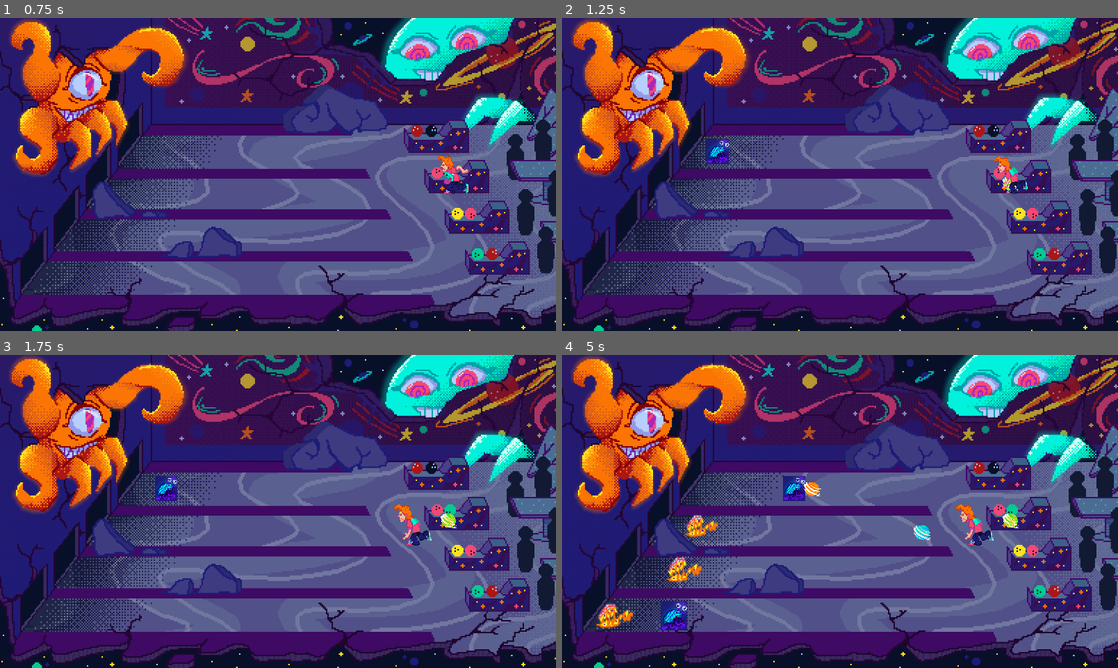
Above: before the commit, frames 1-4 (two rows, left to right).
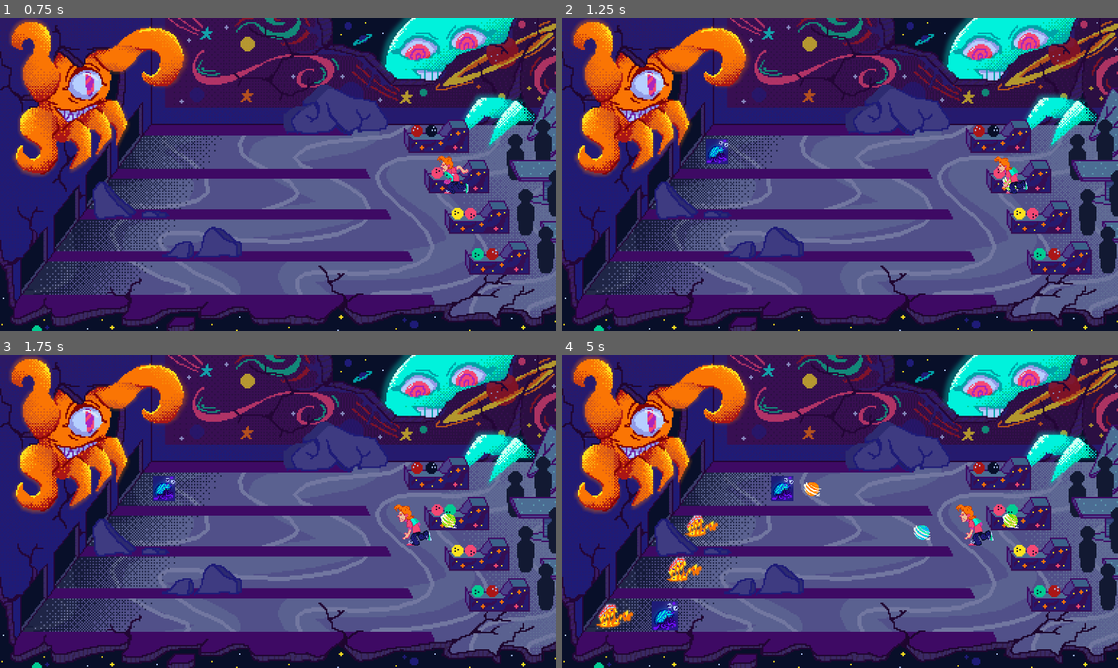
Above: after the commit, the same moments.

Repository: FreemanSpray/EECS_690
Game: Godot game, scene res://Scenes/Main.tscn
Two runs of this game, one before a commit and one after it. Both use one fixed random seed, a clock stepped at 60 frames per second and the inputs below.
Inputs:
- Up to frame 1 (0.75 s): tap Enter (ui_accept) at 0.5 s; hold Up (ui_up) from 0.53 s (still down); hold Enter (ui_accept) from 0.53 s (still down)
- Up to frame 2 (1.25 s): keep holding Up (ui_up); keep holding Enter (ui_accept)
- Up to frame 3 (1.75 s): release Up (ui_up) at 1.28 s; release Enter (ui_accept) at 1.28 s; hold Down (ui_down) from 1.28 s (still down); tap Enter (ui_accept) at 1.35, 1.52 s
- Up to frame 4 (5 s): tap Enter (ui_accept) at 1.82, 2.85, 3.02, 3.32, 4.35, 4.52, 4.82 s; release Down (ui_down) at 2.03 s; hold Enter (ui_accept) 2.03-2.78 s; hold Up (ui_up) 2.03-3.53 s; hold Enter (ui_accept) 3.53-4.28 s; hold Down (ui_down) from 3.53 s (still down)

Frame 1 is identical in both runs. In frame 2, 0.1% of the frame differs, in the area x 25-30%, y 38-47%; in frame 3, 0.2%; in frame 4, 1.0%, in the area x 16-44%, y 38-88%.

Commit message:
Fix ball despawn visuals

Diff:
--- a/Scenes/BlueBall.tscn
+++ b/Scenes/BlueBall.tscn
@@ -35,7 +35,7 @@
 radius = 26.0
 
 [node name="KinematicBody2D" type="KinematicBody2D"]
-collision_mask = 2
+collision_mask = 6
 script = ExtResource( 2 )
 
 [node name="BlueBall" type="AnimatedSprite" parent="."]
--- a/Scenes/GreenBall.tscn
+++ b/Scenes/GreenBall.tscn
@@ -35,7 +35,7 @@
 radius = 26.0
 
 [node name="KinematicBody2D" type="KinematicBody2D"]
-collision_mask = 2
+collision_mask = 6
 script = ExtResource( 2 )
 
 [node name="GreenBall" type="AnimatedSprite" parent="."]
--- a/Scenes/Main.tscn
+++ b/Scenes/Main.tscn
@@ -1,11 +1,21 @@
-[gd_scene load_steps=4 format=2]
+[gd_scene load_steps=6 format=2]
 
 [ext_resource path="res://Scenes/Barrier.tscn" type="PackedScene" id=1]
+[ext_resource path="res://Assets/Background/Briauna_BKGD_Guts.png" type="Texture" id=2]
 [ext_resource path="res://Scripts/Main.gd" type="Script" id=5]
 [ext_resource path="res://Scenes/Player.tscn" type="PackedScene" id=9]
 
+[sub_resource type="RectangleShape2D" id=1]
+extents = Vector2( 18, 551.5 )
+
 [node name="Main" type="Control"]
 script = ExtResource( 5 )
+
+[node name="TextureRect" type="TextureRect" parent="."]
+visible = false
+margin_right = 40.0
+margin_bottom = 40.0
+texture = ExtResource( 2 )
 
 [node name="Player" parent="." instance=ExtResource( 9 )]
 position = Vector2( 1555, 510 )
@@ -14,12 +24,19 @@
 [node name="Timer" type="Timer" parent="."]
 autostart = true
 
-[node name="BallBarrier" parent="." instance=ExtResource( 1 )]
-position = Vector2( 10, 540 )
-
 [node name="EnemyBarrier" parent="." instance=ExtResource( 1 )]
 position = Vector2( 1500, 540 )
 rotation = -0.436332
 scale = Vector2( 1, 1.2 )
 
+[node name="BallBarrier" type="StaticBody2D" parent="."]
+rotation = 0.407413
+collision_layer = 4
+collision_mask = 4
+
+[node name="CollisionShape2D" type="CollisionShape2D" parent="BallBarrier"]
+position = Vector2( 505.385, 514.893 )
+rotation = 0.244036
+shape = SubResource( 1 )
+
 [connection signal="timeout" from="Timer" to="." method="_on_Timer_timeout"]
--- a/Scenes/OrangeBall.tscn
+++ b/Scenes/OrangeBall.tscn
@@ -35,7 +35,7 @@
 radius = 25.0
 
 [node name="KinematicBody2D" type="KinematicBody2D"]
-collision_mask = 2
+collision_mask = 6
 script = ExtResource( 2 )
 
 [node name="OrangeBall" type="AnimatedSprite" parent="."]
--- a/Scenes/PurpleBall.tscn
+++ b/Scenes/PurpleBall.tscn
@@ -35,7 +35,7 @@
 radius = 25.0
 
 [node name="KinematicBody2D" type="KinematicBody2D"]
-collision_mask = 2
+collision_mask = 6
 script = ExtResource( 2 )
 
 [node name="PurpleBall" type="AnimatedSprite" parent="."]
--- a/Scripts/Shellby.gd
+++ b/Scripts/Shellby.gd
@@ -3,7 +3,7 @@
 
 #Variables
 var velocity = Vector2(1,0)
-var speed = 70
+var speed = 60
 var hp = 1
 
 # Called when the node enters the scene tree for the first time.
--- a/Scripts/Shoe.gd
+++ b/Scripts/Shoe.gd
@@ -3,7 +3,7 @@
 
 #Variables
 var velocity = Vector2(1,0)
-var speed = 40
+var speed = 30
 var hp = 3
 
 # Called when the node enters the scene tree for the first time.
